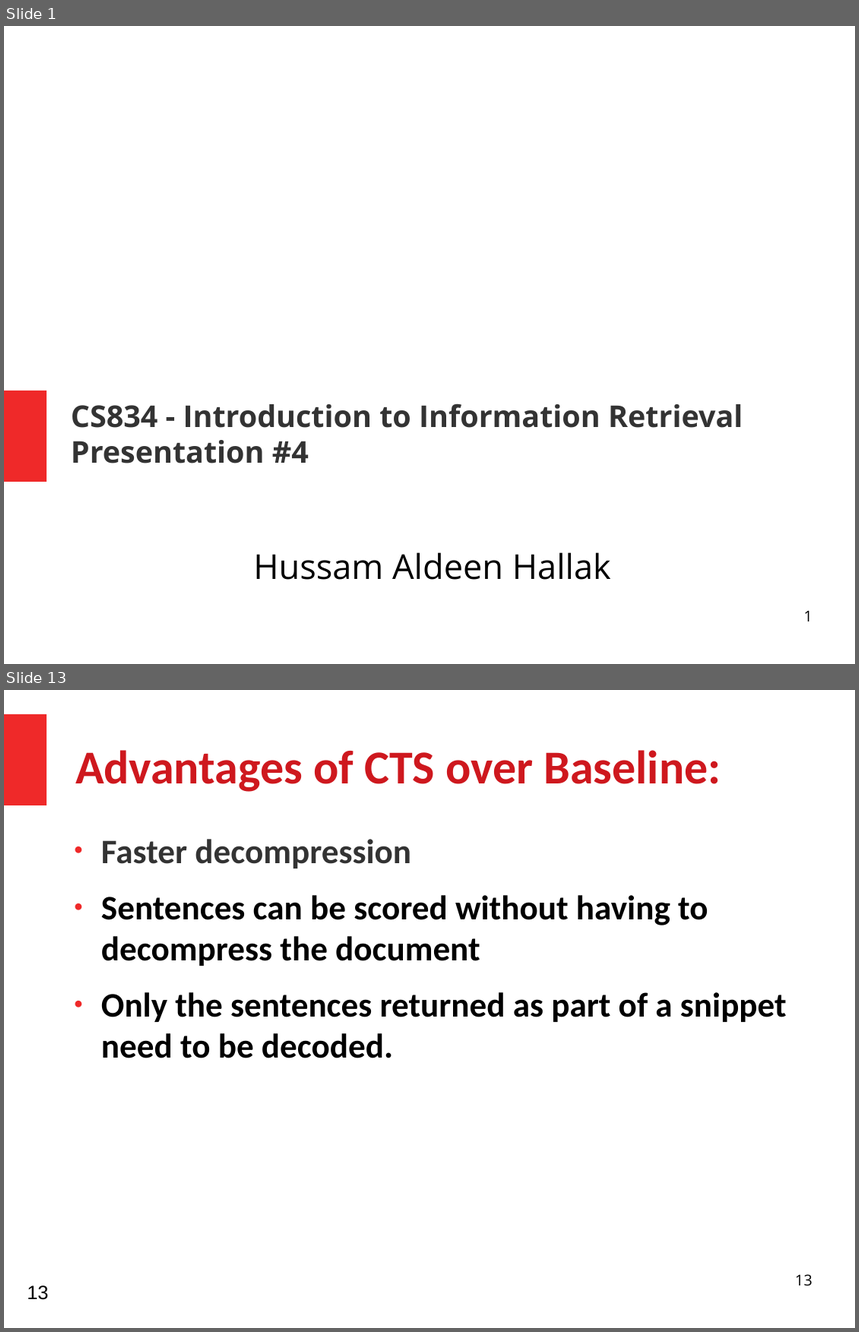
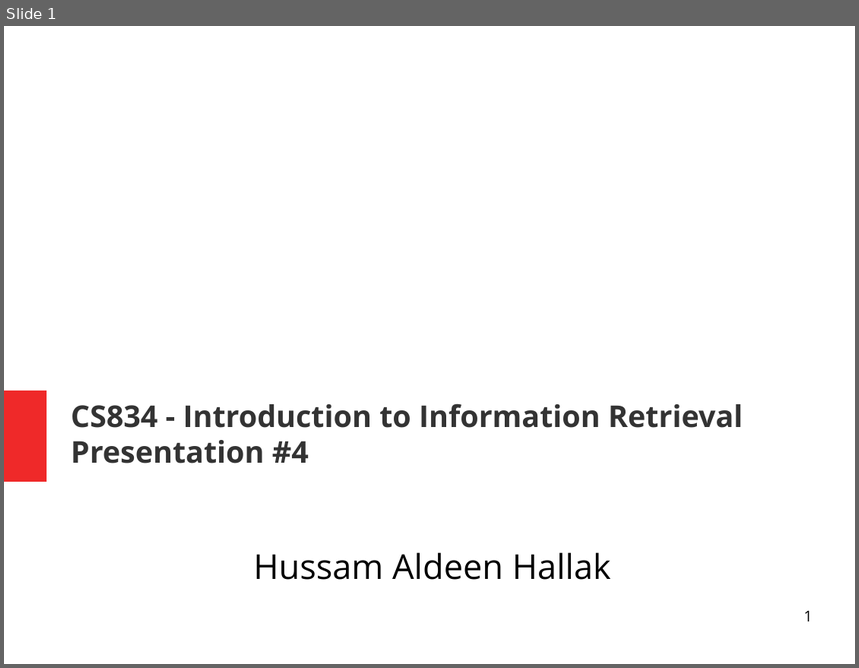
Before and after one commit to HussamHallak/cs834-f17, a slide deck: assignments/P4/P4.odp. Shown one above the other, each under a label of ours: slides 1 and 13 before the commit, slide 1 after it; the slides between them are not shown. The pictures are 859x1332 and 859x668 pixels, drawn with LibreOffice and Linux fonts; fonts in the diff are those of the drawing. Boxes give left, top, right and bottom in pixels: in the first picture for what was removed or moved away, otherwise in the second. Text is boxed around its words. In the diff, an @@ line names an element or a change of style, - is before the commit and + after.

```diff
--- a/assignments/P4/P4.odp
+++ b/assignments/P4/P4.odp
@@ slide 13 removed at (4, 690, 855, 1328), background #FFFFFF @@
@@ rectangle removed at (4, 714, 47, 805) @@
@@ title removed at (75, 750, 721, 792) @@
-Advantages of CTS over Baseline:
@@ text removed at (101, 839, 787, 1059) @@
-● Faster decompression
-● Sentences can be scored without having to decompress the document
-● Only the sentences returned as part of a snippet need to be decoded.
@@ page number removed at (795, 1274, 813, 1287) @@
-13
@@ text removed at (27, 1286, 48, 1300) @@
-13
```
Also in this commit, not shown: 2 slides changed, 43 slides added, 39 other slides removed, 36 other files.
